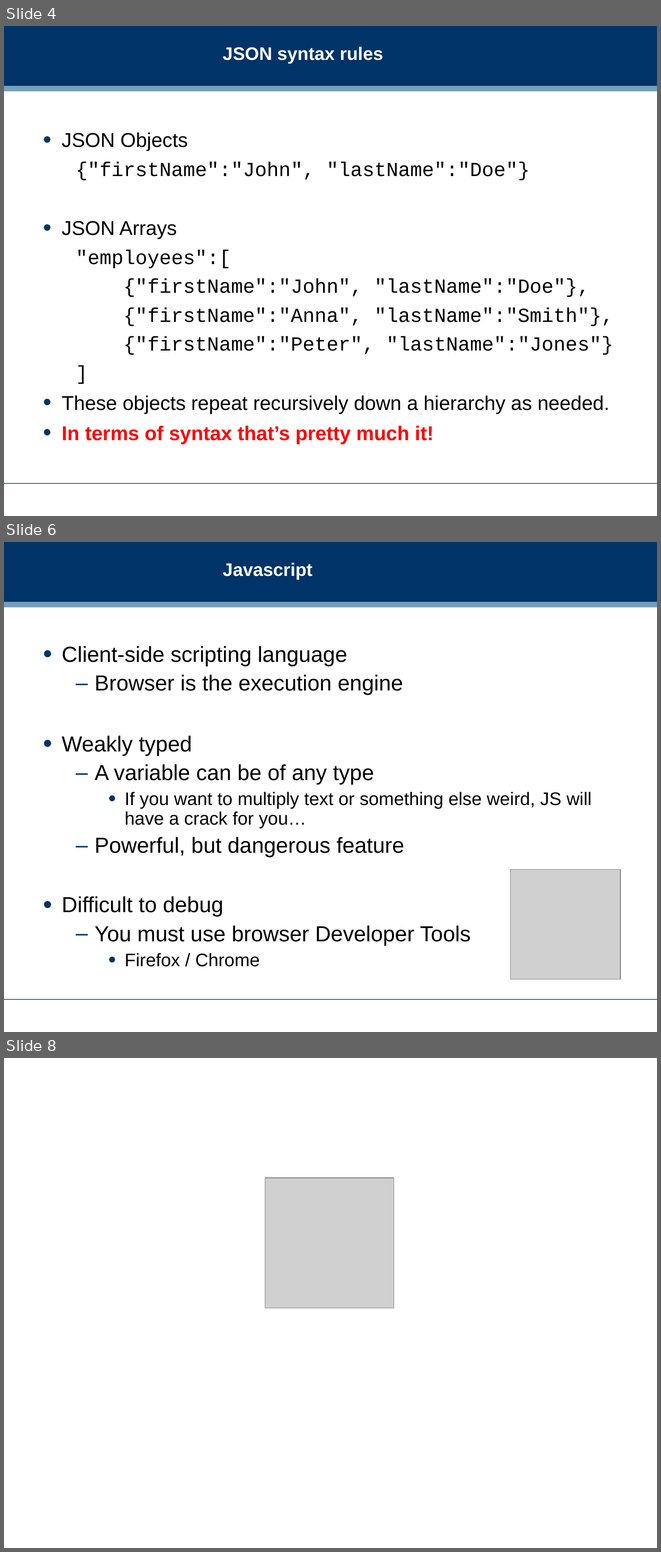
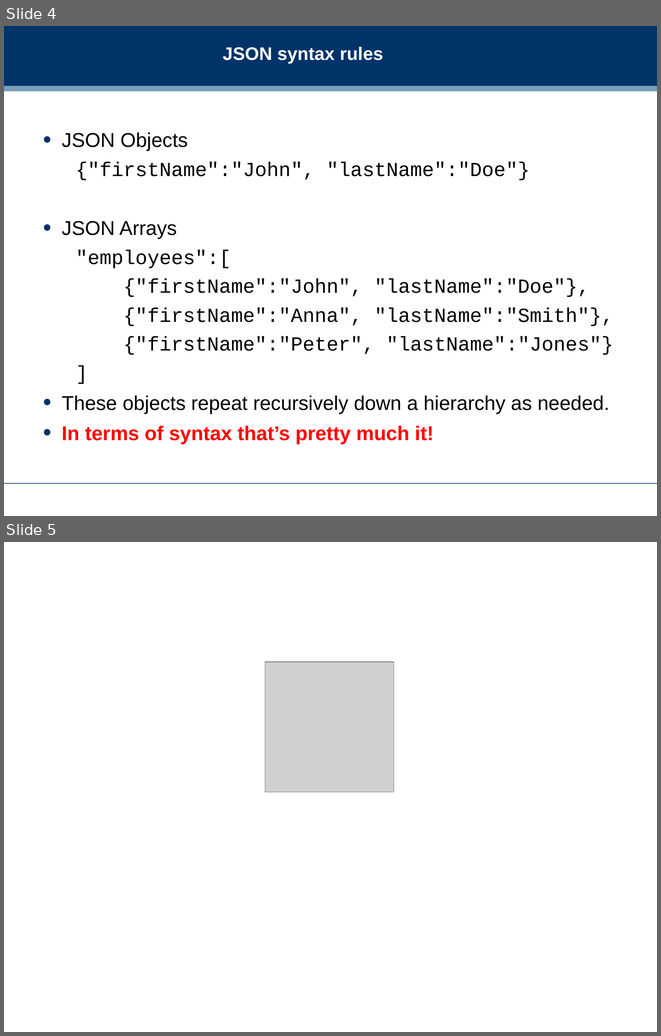
Before and after one commit to dreamind/ix, a slide deck: workshops/representing-data/json_workshop.ppt. Shown one above the other, each under a label of ours: slides 4, 6 and 8 before the commit, slides 4 and 5 after it; the slides between them are not shown. The pictures are 661x1552 and 661x1036 pixels, drawn with LibreOffice and Linux fonts; fonts in the diff are those of the drawing; grey boxes stand for pictures; background and template pictures are left out. Boxes give left, top, right and bottom in pixels: in the first picture for what was removed or moved away, otherwise in the second. Text is boxed around its words. In the diff, an @@ line names an element or a change of style, - is before the commit and + after.

```diff
--- a/workshops/representing-data/json_workshop.ppt
+++ b/workshops/representing-data/json_workshop.ppt
@@ slide 6 removed at (4,542,657,1032), background #FFFFFF; not listed: 3 template elements that a slide beside it also shows @@
@@ title removed at (223,563,312,580) @@
-Javascript
@@ text removed at (62,646,592,967) @@
-• Client-side scripting language
-  – Browser is the execution engine
-• Weakly typed
-  – A variable can be of any type
-    • If you want to multiply text or something else weird, JS will have a crack for you…
-  – Powerful, but dangerous feature
-• Difficult to debug
-  – You must use browser Developer Tools
-    • Firefox / Chrome
@@ picture removed at (511,869,620,979) @@
@@ what was slide 8 is now slide 5 @@
```
Also in this commit, not shown: 2 other slides removed, 28 other files.
